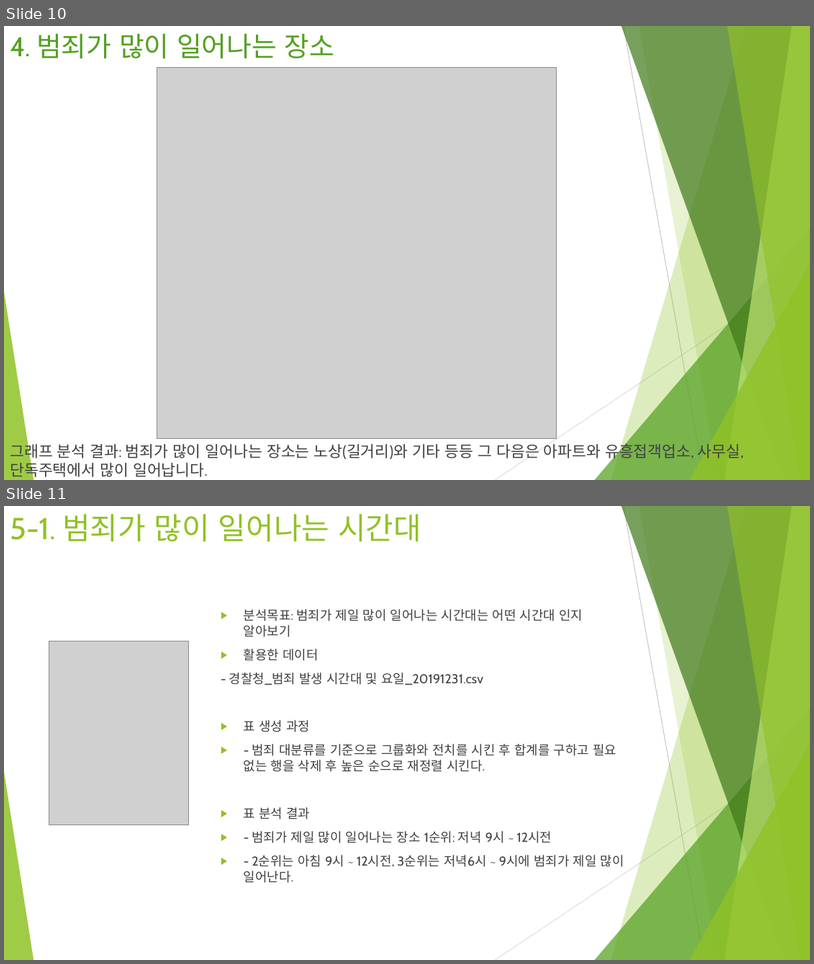
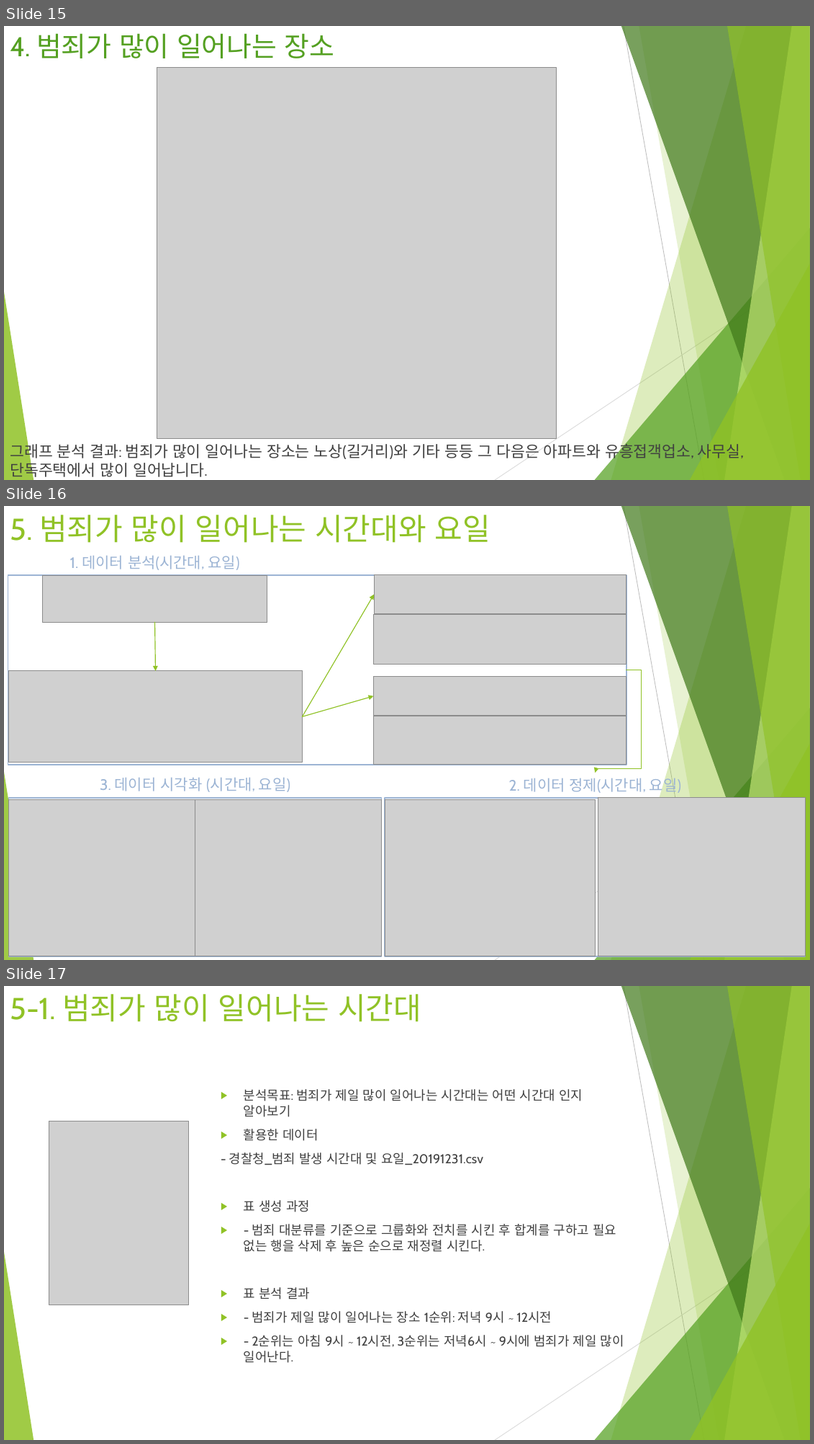
Before and after one commit to HERO19-71604814/Central-Competency-Development-Institute-Python, a slide deck: 2. 데이터 분석 과제/03. 데이터 분석 포트폴리오 작성(범죄 발생에 대한 대처와 해결방안).pptx. Shown one above the other, each under a label of ours: slides 10 and 11 before the commit, slides 15, 16 and 17 after it. The pictures are 814x964 and 814x1444 pixels, drawn with LibreOffice and Linux fonts; fonts in the diff are those of the drawing; grey boxes stand for pictures. Boxes give left, top, right and bottom in pixels: in the first picture for what was removed or moved away, otherwise in the second. Text is boxed around its words. In the diff, an @@ line names an element or a change of style, - is before the commit and + after.

```diff
--- a/2. 데이터 분석 과제/03. 데이터 분석 포트폴리오 작성(범죄 발생에 대한 대처와 해결방안).pptx
+++ b/2. 데이터 분석 과제/03. 데이터 분석 포트폴리오 작성(범죄 발생에 대한 대처와 해결방안).pptx
@@ slide 16 added at <box>4,506,810,960</box>, background #FFFFFF; not listed: 10 template elements that a slide beside it also shows @@
@@ title added at <box>10,515,490,543</box>, 36 pt, text #90C226 @@
+5. 범죄가 많이 일어나는 시간대와 요일
@@ text added at <box>70,556,239,570</box>, 18 pt, text #9CB4D4 @@
+1. 데이터 분석(시간대, 요일)
@@ rectangle added at <box>8,575,627,765</box>, outline #9CB4D4 1.5 pt @@
@@ picture added at <box>43,575,267,622</box> @@
@@ picture added at <box>374,575,627,614</box> @@
@@ arrow added from (302, 716) to (374, 595), #90C226 1 pt @@
@@ arrow added from (155, 622) to (156, 671), #90C226 1 pt @@
@@ picture added at <box>374,614,627,664</box> @@
@@ picture added at <box>9,671,303,762</box> @@
@@ picture added at <box>373,677,627,716</box> @@
@@ elbow arrow added from (627, 670) to (596, 773), #90C226 1 pt @@
@@ arrow added from (302, 716) to (373, 696), #90C226 1 pt @@
@@ picture added at <box>373,716,627,764</box> @@
@@ text added at <box>100,777,291,792</box>, 18 pt, text #9CB4D4 @@
+3. 데이터 시각화 (시간대, 요일)
@@ text added at <box>509,775,682,794</box>, 18 pt, text #9CB4D4 @@
+2. 데이터 정제(시간대, 요일)
@@ rectangle added at <box>9,798,382,956</box>, outline #9CB4D4 1.5 pt @@
@@ picture added at <box>9,800,196,955</box> @@
@@ picture added at <box>196,800,382,955</box> @@
@@ rectangle added at <box>385,798,805,956</box>, outline #9CB4D4 1.5 pt @@
@@ picture added at <box>386,800,596,955</box> @@
@@ picture added at <box>599,798,805,955</box> @@
@@ what was slide 10 is now slide 15 @@
@@ what was slide 11 is now slide 17 @@
```
Also in this commit, not shown: 1 slide changed, 8 other slides added, 59 other files.
